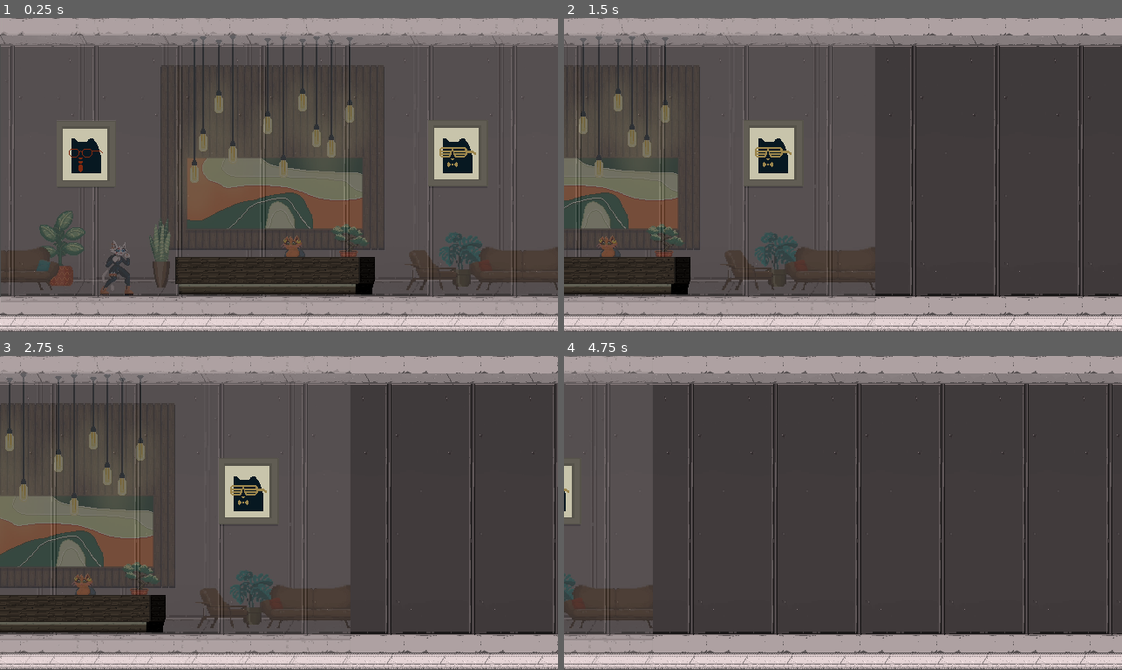
Above: before the commit, frames 1-4 (two rows, left to right).
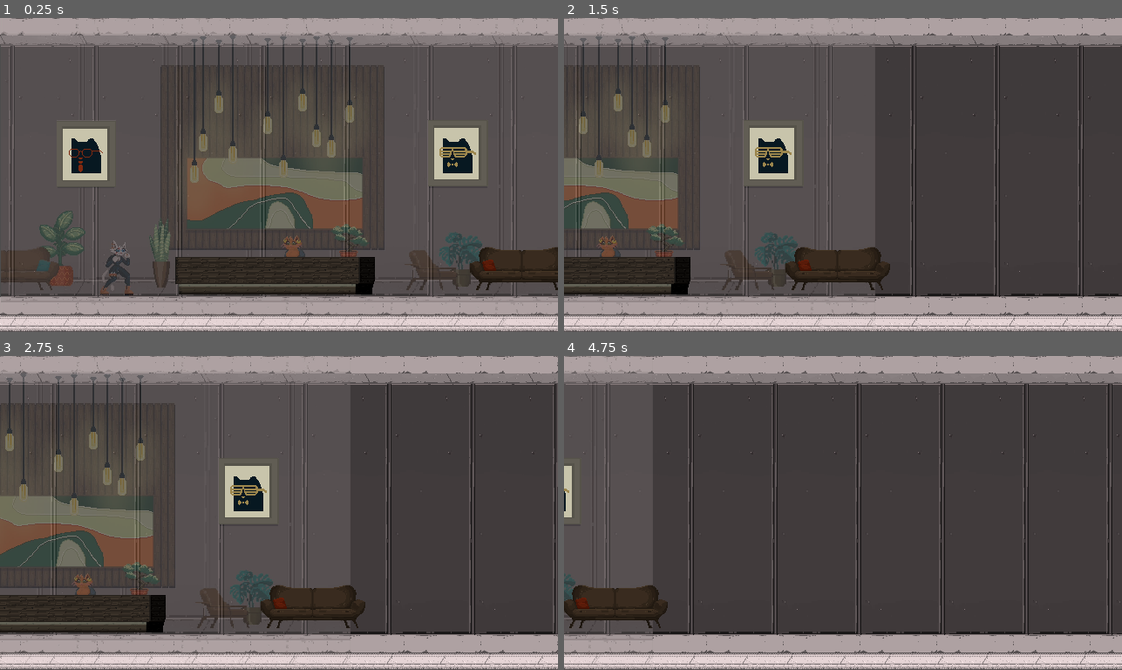
Above: after the commit, the same moments.

Repository: bogdanbartis/feral-level-editor
Game: Godot game, scene res://levels/testing-01.tscn
Same seed, same stepped clock (60 frames per second), same inputs: the game is played once before the commit and once after it. This scene is started directly instead of the project's main scene.
Inputs (mouse positions are in pixels of both pictures, inside the frame that each line leads up to):
- Up to frame 1 (0.25 s): no input
- Up to frame 2 (1.5 s): tap Enter (ui_accept) at 0.5, 0.77 s; move the mouse to (965, 159) at 0.52 s; hold D (move_right) from 0.53 s (still down); click (965, 159) at 0.67 s; move the mouse to (731, 190) at 1.27 s
- Up to frame 3 (2.75 s): tap Enter (ui_accept) at 1.52 s; move the mouse to (334, 443) at 2.02 s; release D (move_right) at 2.03 s; hold A (move_left) from 2.03 s (still down)
- Up to frame 4 (4.75 s): move the mouse to (815, 575) at 2.77 s; release A (move_left) at 2.78 s; hold D (move_right) 2.78-4.28 s; click (815, 575) at 2.92 s; tap Enter (ui_accept) at 3.02, 3.77, 4.52 s; move the mouse to (1010, 560) at 3.52 s; move the mouse to (675, 465) at 4.27 s; hold A (move_left) from 4.28 s (still down)

The runs differ from the first frame. In frame 1, 0.8% of the frame differs, in the area x 84-100%, y 73-87%; in frame 2, 1.1%, in the area x 39-59%, y 73-87%; in frame 3, 1.1%; in frame 4, 1.1%.

Commit message:
Added couch

Diff:
--- a/levels/testing-01.tscn
+++ b/levels/testing-01.tscn
@@ -9,6 +9,7 @@
 [ext_resource type="Texture2D" uid="uid://c3ebv7ulosbvv" path="res://sprites/testing/graphics/Cat-Painting---03.png" id="7_abk84"]
 [ext_resource type="Texture2D" uid="uid://8ehtj4qao7dl" path="res://sprites/testing/graphics/Cat-Painting---04.png" id="8_e6a0e"]
 [ext_resource type="Texture2D" uid="uid://dh70u61biv8jc" path="res://sprites/testing/graphics/reception-desk.png" id="9_lu74m"]
+[ext_resource type="Texture2D" uid="uid://dpw51wtjdk26m" path="res://sprites/testing/graphics/couch-lobby-red-pillow.png" id="10_v7vmj"]
 
 [node name="testing" type="Node2D"]
 metadata/_edit_vertical_guides_ = [0.0, 640.0]
@@ -1408,3 +1409,8 @@
 position = Vector2(201.294, 274.423)
 texture = ExtResource("9_lu74m")
 centered = false
+
+[node name="CouchLobbyRedPillow" type="Sprite2D" parent="."]
+position = Vector2(539.036, 262.903)
+texture = ExtResource("10_v7vmj")
+centered = false
Not shown: 1 places in levels/testing-01.tscn that only renumber resources
